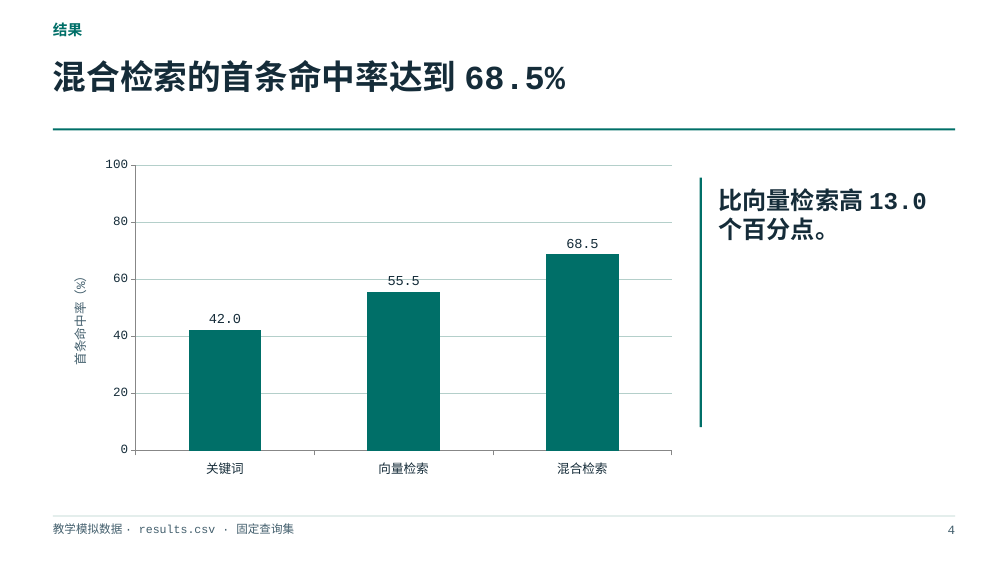
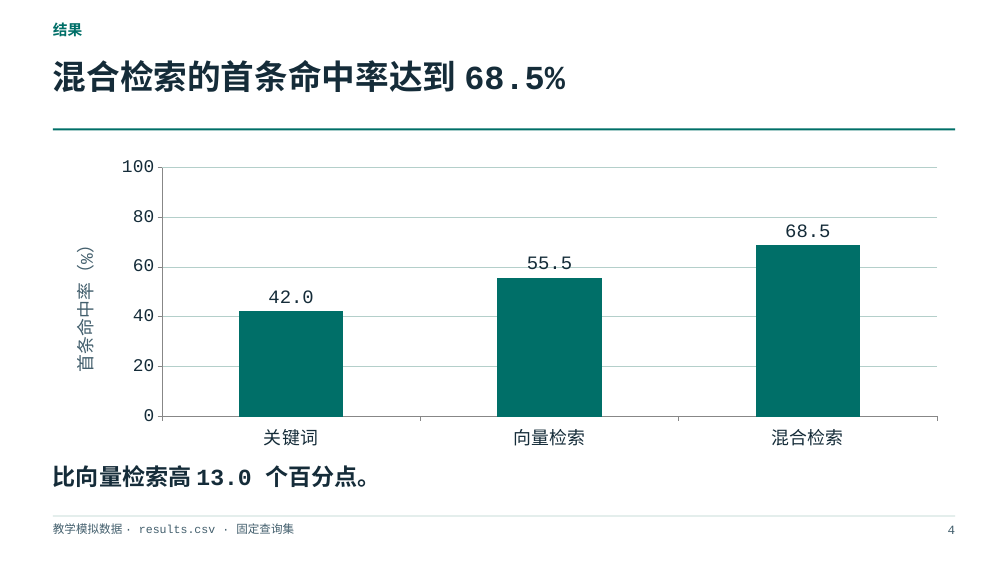
Before and after one commit to asimfish/awesome-ppt, a slide deck: slide 4 of docs/decks/conference.pptx. Drawn at 1008x567 pixels with LibreOffice and Linux fonts; fonts in the diff are those of the drawing. Boxes give left, top, right and bottom in pixels: in the first picture for what was removed or moved away, otherwise in the second. Text is boxed around its words. In the diff, an @@ line names an element or a change of style, - is before the commit and + after.

```diff
--- a/docs/decks/conference.pptx
+++ b/docs/decks/conference.pptx
@@ column chart at bbox=[53, 151, 955, 457] @@
@@ data labels of Series 1 changed @@
@@ category axis changed @@
@@ value axis changed @@
@@ column chart: place and size @@
-column chart at bbox=[53, 151, 684, 484]
+column chart at bbox=[53, 151, 955, 457]
@@ rectangle removed at bbox=[699, 178, 702, 427] @@
@@ text "比向量检索高 13.0 个百分点。": place and size @@
-text "比向量检索高 13.0 个百分点。" at bbox=[718, 188, 927, 240]
+text "比向量检索高 13.0 个百分点。" at bbox=[53, 465, 381, 487]
@@ text "比向量检索高 13.0 个百分点。" at bbox=[53, 465, 381, 487]: size 23 to 22 pt @@
```
Also in this commit, not shown: 11 other files.
